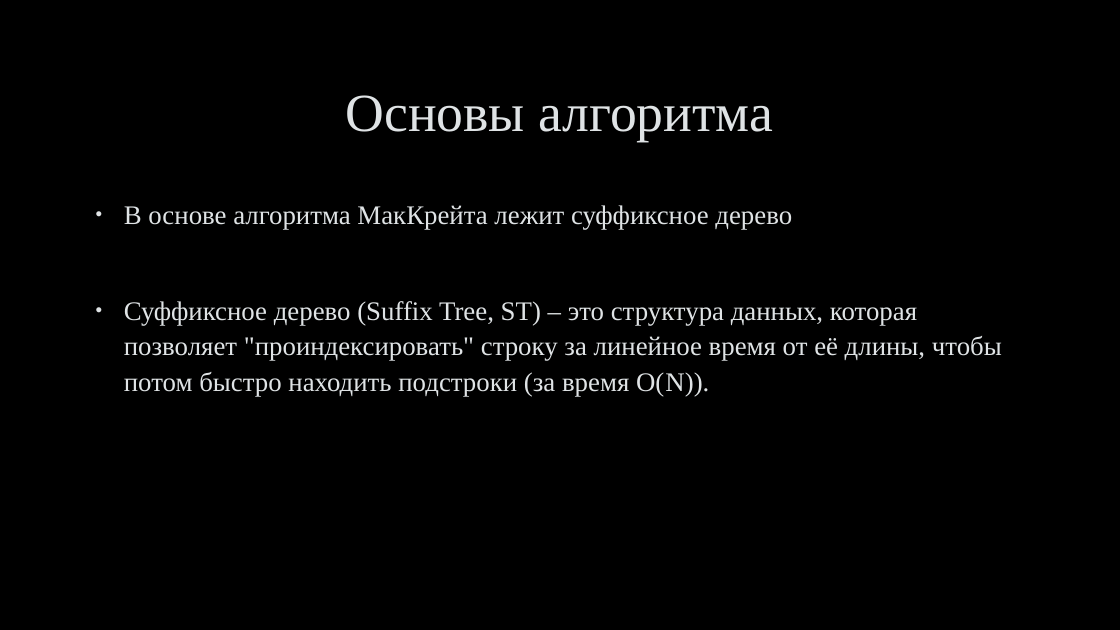
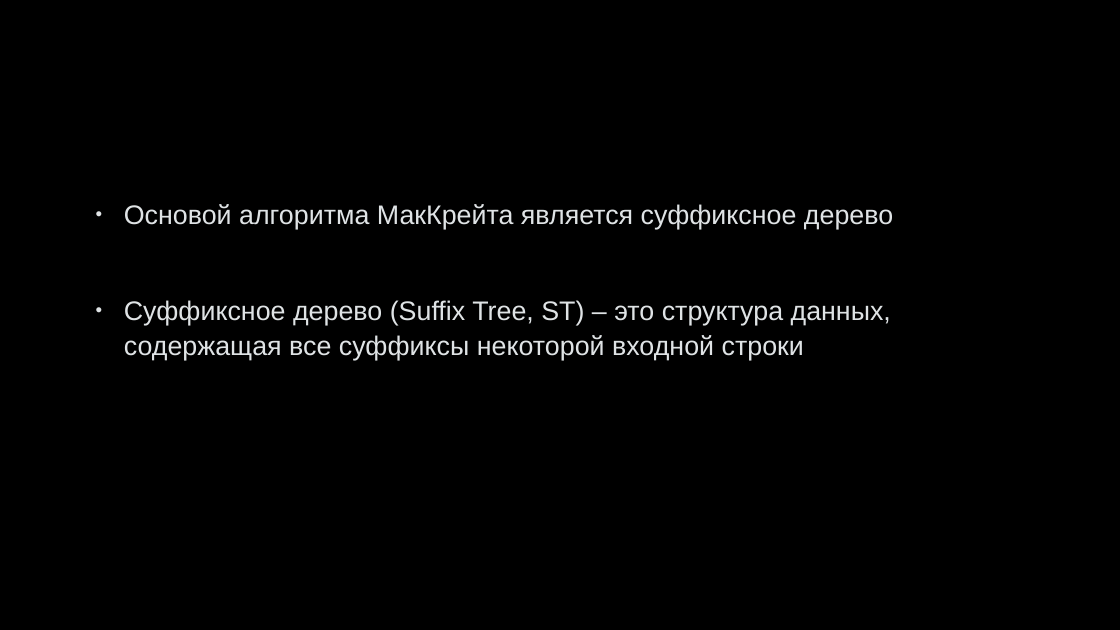
Before and after one commit to belkova-ea/McCreight-s-algo, a slide deck: slide 5 of Алгоритм МакКрейта.pptx (slide 6 before the commit). Drawn at 1120x630 pixels with LibreOffice and Linux fonts; fonts in the diff are those of the drawing; background and template pictures are left out. Boxes give left, top, right and bottom in pixels: in the first picture for what was removed or moved away, otherwise in the second. Text is boxed around its words. In the diff, an @@ line names an element or a change of style, - is before the commit and + after.

```diff
--- a/Алгоритм МакКрейта.pptx
+++ b/Алгоритм МакКрейта.pptx
@@ title removed at (x1=346, y1=95, x2=773, y2=141) @@
-Основы алгоритма
@@ text at (x1=124, y1=204, x2=893, y2=361): text changed; font Times New Roman to Arial @@
-• В основе алгоритма МакКрейта лежит суффиксное дерево
-• Суффиксное дерево (Suffix Tree, ST) – это структура данных, которая позволяет "проиндексировать" строку за линейное время от её длины, чтобы потом быстро находить подстроки (за время О(N)).
+• Основой алгоритма МакКрейта является суффиксное дерево
+• Суффиксное дерево (Suffix Tree, ST) – это структура данных, содержащая все суффиксы некоторой входной строки
```
Also in this commit, not shown: 12 other slides changed, 2 slides added, 1 slide removed.
